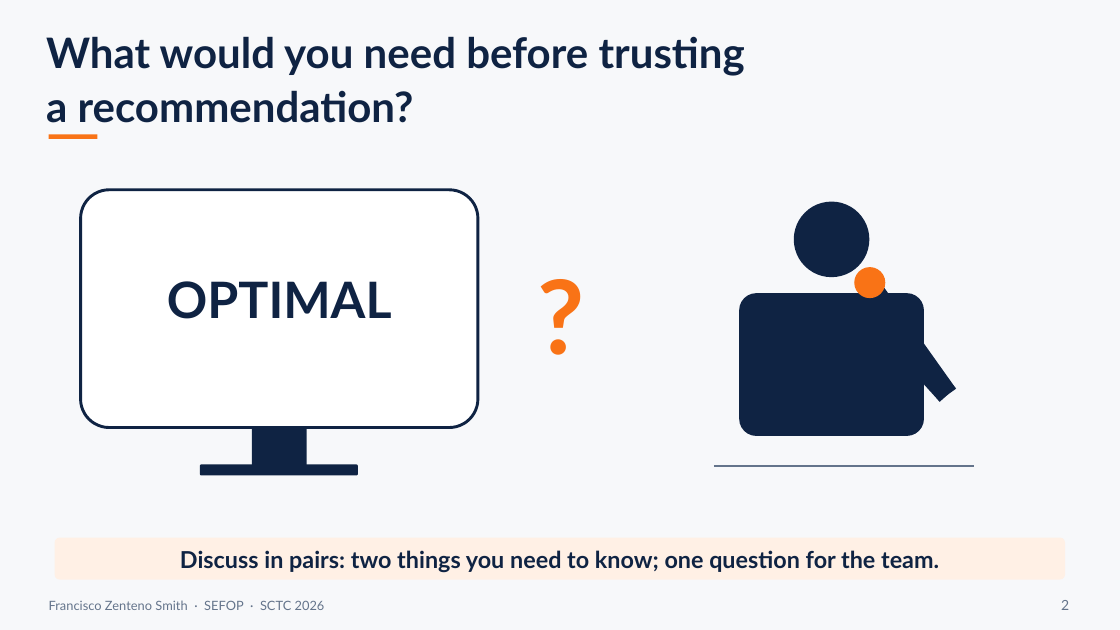
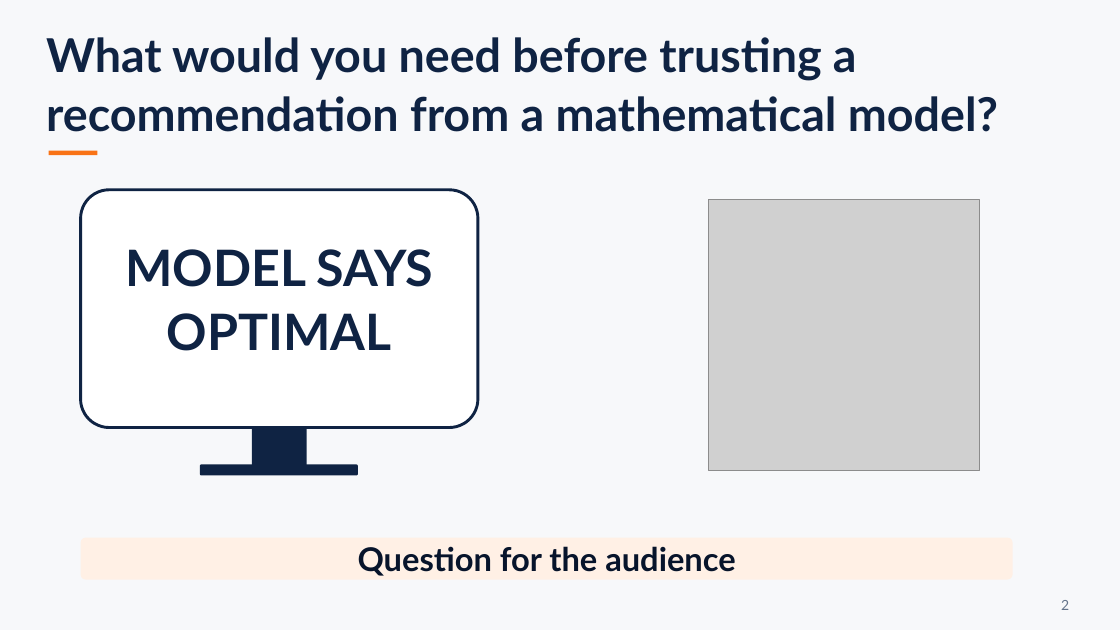
Before and after one commit to sefop/sefop-sctc-2026, a slide deck: slide 7 of SCTC-2026-Airlines-Optimization-Workshop.pptx (slide 3 before the commit). Drawn at 1120x630 pixels with LibreOffice and Linux fonts; fonts in the diff are those of the drawing; grey boxes stand for pictures. Boxes give left, top, right and bottom in pixels: in the first picture for what was removed or moved away, otherwise in the second. Text is boxed around its words. In the diff, an @@ line names an element or a change of style, - is before the commit and + after.

```diff
--- a/SCTC-2026-Airlines-Optimization-Workshop.pptx
+++ b/SCTC-2026-Airlines-Optimization-Workshop.pptx
@@ text "What would you need before ..." at [46,37,998,132]: vertical alignment middle to top @@
@@ text at [46,37,998,132]: text changed; size 36 to 40 pt @@
-What would you need before trusting
-a recommendation?
+What would you need before trusting a recommendation from a mathematical model?
@@ rectangle: place and size @@
-rectangle at [49,134,97,139]
+rectangle at [49,150,97,155]
@@ picture added at [709,200,981,471] @@
@@ ellipse removed at [794,202,870,277] @@
@@ rectangle: place and size @@
-rectangle at [92,201,467,408]
+rectangle at [92,212,467,418]
@@ text at [125,249,433,287]: paragraph added @@
+MODEL SAYS
@@ text removed at [521,244,601,376] @@
-?
@@ ellipse removed at [854,267,886,298] @@
@@ rounded rectangle removed at [739,293,924,436] @@
@@ line removed from (948, 395) to (871, 287) @@
@@ line removed from (901, 343) to (948, 395) @@
@@ line removed from (714, 466) to (975, 466) @@
@@ rounded rectangle "Question for the audience": place and size @@
-rounded rectangle "Question for the audience" at [55,538,1065,580]
+rounded rectangle "Question for the audience" at [81,538,1012,580]
@@ text removed at [180,550,939,573] @@
-Discuss in pairs: two things you need to know; one question for the team.
@@ text in rounded rectangle at [358,546,735,576]: text added @@
+Question for the audience
@@ text removed at [49,601,325,610] @@
-Francisco Zenteno Smith · SEFOP · SCTC 2026
```
Also in this commit, not shown: 16 other slides changed, 8 slides added, 1 slide removed, 3 other files.
